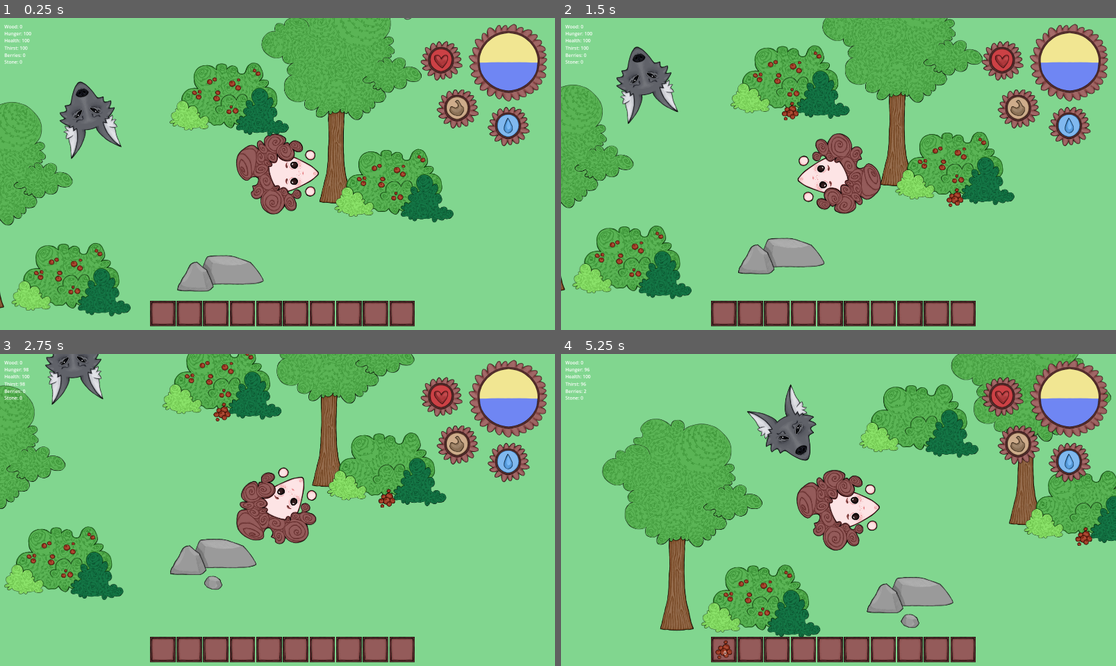
Above: before the commit, frames 1-4 (two rows, left to right).
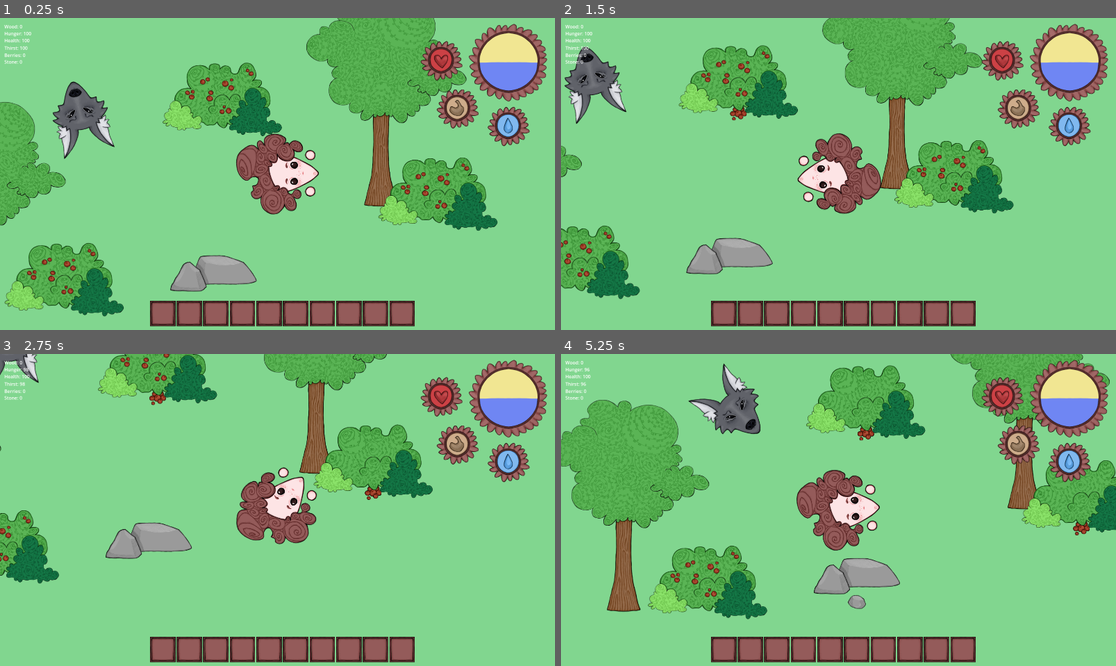
Above: after the commit, the same moments.

Repository: 7riciu/survival-game
Game: Godot game, scene res://scenes/game.tscn
Same seed, same stepped clock (60 frames per second), same inputs: the game is played once before the commit and once after it.
Inputs (mouse positions are in pixels of both pictures, inside the frame that each line leads up to):
- Up to frame 1 (0.25 s): no input
- Up to frame 2 (1.5 s): tap Enter at 0.5 s; move the mouse to (960, 158) at 0.52 s; hold Right (right) 0.53-1.28 s; tap E (e) at 0.6 s; move the mouse to (727, 189) at 1.27 s; hold Down (down) from 1.28 s (still down); click (727, 189) at 1.35 s
- Up to frame 3 (2.75 s): tap E (e) at 1.55, 2.1 s; move the mouse to (333, 441) at 2.02 s; release Down (down) at 2.03 s; hold Right (right) from 2.03 s (still down)
- Up to frame 4 (5.25 s): move the mouse to (810, 572) at 2.77 s; release Right (right) at 2.78 s; hold Up (up) 2.78-3.53 s; tap Alt at 2.85 s; tap E (e) at 3.05, 3.8, 4.35 s; move the mouse to (1005, 556) at 3.52 s; hold Left (left) 3.53-5.03 s; tap Shift at 3.6 s; move the mouse to (672, 463) at 4.27 s; move the mouse to (866, 510) at 5.02 s; hold Down (down) from 5.03 s (still down); click (866, 510) at 5.1 s

The runs differ from the first frame. In frame 1, 18% of the frame differs, in the area x 0-90%, y 0-96%; in frame 2, 20%; in frame 3, 21%; in frame 4, 29%, in the area x 0-100%, y 0-98%.

Commit message:
When you buy anitem, the inventory slots update the amount ^^

Diff:
--- a/scenes/game.tscn
+++ b/scenes/game.tscn
@@ -282,27 +282,33 @@
 [node name="Camera2D" type="Camera2D" parent="player"]
 
 [node name="tree" parent="." instance=ExtResource("2_yqjtg")]
-position = Vector2(898, 313)
+z_index = 1
+position = Vector2(1077, 324)
 
 [node name="UI" parent="." instance=ExtResource("3_lnu2h")]
 
 [node name="tree2" parent="." instance=ExtResource("2_yqjtg")]
+z_index = 1
 position = Vector2(-309, 678)
 
 [node name="lake" parent="." instance=ExtResource("2_lbhrr")]
 position = Vector2(901, -129)
 
 [node name="bush2" parent="." instance=ExtResource("5_iywne")]
+z_index = 2
 position = Vector2(510, 318)
 
 [node name="woolf" parent="." instance=ExtResource("15_ir15t")]
 position = Vector2(24, 392)
 
 [node name="bush3" parent="." instance=ExtResource("5_iywne")]
-position = Vector2(1080, 617)
+z_index = 2
+position = Vector2(1256, 646)
 
 [node name="bush4" parent="." instance=ExtResource("5_iywne")]
+z_index = 2
 position = Vector2(-37, 942)
 
 [node name="rock" parent="." instance=ExtResource("8_gee14")]
+z_index = 2
 position = Vector2(480, 920)
--- a/scenes/stone.tscn
+++ b/scenes/stone.tscn
@@ -1,6 +1,6 @@
 [gd_scene load_steps=6 format=3 uid="uid://cg2ibf6tctsqv"]
 
-[ext_resource type="Script" uid="uid://dtevubrq23ebi" path="res://scripts/small_rock.gd" id="1_tuldt"]
+[ext_resource type="Script" uid="uid://dtevubrq23ebi" path="res://scripts/stone.gd" id="1_tuldt"]
 [ext_resource type="Texture2D" uid="uid://cybhhlsqlmug" path="res://assets/stone.png" id="2_f651v"]
 
 [sub_resource type="AtlasTexture" id="AtlasTexture_e5x16"]
@@ -21,7 +21,7 @@
 [sub_resource type="CircleShape2D" id="CircleShape2D_2pysc"]
 radius = 37.0
 
-[node name="stone" type="Area2D"]
+[node name="stone" type="Area2D" groups=["stone"]]
 script = ExtResource("1_tuldt")
 item_name = "stone"
 icon = ExtResource("2_f651v")
--- a/scripts/axe.gd
+++ b/scripts/axe.gd
@@ -1,24 +1,26 @@
 extends Button
 
 @onready var player = get_tree().get_first_node_in_group("player")
+@onready var wood_ui = get_tree().get_first_node_in_group("wood_ui")
 @onready var wood = get_tree().get_first_node_in_group("wood")
-@onready var stone = get_tree().get_first_node_in_group("stone_ui")
+@onready var stone_ui = get_tree().get_first_node_in_group("stone_ui")
+@onready var stone = get_tree().get_first_node_in_group("stone")
 
 func _ready() -> void:
 	self.visible = false
 
 func _process(_delta: float) -> void:
 	if wood:
-		if wood.amount >= 10 and stone.stone >= 10:
+		if wood_ui.amount >= 10 and stone_ui.amount >= 10:
 			self.visible = true
 		else:
 			self.visible = false
 
 func _on_pressed() -> void:
-	if wood.wood >= 10 and stone.stone >= 10:
-		wood.wood -= 10
-		wood.text = "Wood: " + str(wood.wood)
-		stone.stone -= 10
-		stone.text = "Stone: " + str(stone.stone)
+	if wood_ui.amount >= 10 and stone_ui.amount >= 10:
+		wood_ui.amount -= 10
+		wood_ui.text = "Wood: " + str(wood.wood)
+		stone_ui.amount -= 10
+		stone_ui.text = "Stone: " + str(stone.stone)
 		player.axe_power = 20
 		print("bought")
--- a/scripts/berry.gd
+++ b/scripts/berry.gd
@@ -8,7 +8,6 @@
 @export var is_stackable: bool = true
 
 var amount = 0
-
 func _ready() -> void:
 	add_to_group("items")
 	self.body_entered.connect(on_body_entered)
@@ -16,5 +15,6 @@
 func on_body_entered(body):
 	if body.is_in_group("player"):
 		berry_ui.berry_collect()
+		amount = berry_ui.amount
 		body.pick_up_item(self)
 		queue_free()
--- a/scripts/berry_ui.gd
+++ b/scripts/berry_ui.gd
@@ -1,11 +1,11 @@
 extends Label
 
-var berry = 0
+var amount = 0
 
 func berry_collect():
-	berry += 1
-	self.text = "Berries: " + str(berry)
+	amount += 1
+	self.text = "Berries: " + str(amount)
 
 func berry_eat():
-	berry -= 1
-	self.text = "Berries: " + str(berry)
+	amount -= 1
+	self.text = "Berries: " + str(amount)
--- a/scripts/inventory.gd
+++ b/scripts/inventory.gd
@@ -50,3 +50,16 @@
 			slot.item = inv_item
 			slot.add_child(inv_item)
 			return
+
+func remove_item(item_name: String, amount_to_remove: int):
+	for slot in slots:
+		if not slot.is_empty() and slot.item.item_name == item_name:
+			slot.item.amount -= amount_to_remove
+
+			if slot.item.amount <= 0:
+				slot.item.queue_free()
+				slot.item = null
+			else:
+				slot.item.label.text = str(slot.item.amount)
+
+			return
--- a/scripts/pickaxe.gd
+++ b/scripts/pickaxe.gd
@@ -3,23 +3,23 @@
 @onready var player = get_tree().get_first_node_in_group("player")
 @onready var wood_ui = get_tree().get_first_node_in_group("wood_ui")
 @onready var wood = get_tree().get_first_node_in_group("wood")
-@onready var stone = get_tree().get_first_node_in_group("stone_ui")
+@onready var stone_ui = get_tree().get_first_node_in_group("stone_ui")
+@onready var stone = get_tree().get_first_node_in_group("stone")
 
 func _ready() -> void:
 	self.visible = false
 
 func _process(_delta: float) -> void:
-	if wood_ui.amount >= 10 and stone.stone >= 10:
+	if wood_ui.amount >= 10 and stone_ui.amount >= 10:
 		self.visible = true
 	else:
 		self.visible = false
 
 func _on_pressed() -> void:
-	if wood_ui.amount >= 10 and stone.stone >= 10:
-		wood.amount -= 10
-		wood_ui.amount = wood.amount
-		wood_ui.text = "Wood: " + str(wood.amount)
-		stone.stone -= 10
-		stone.text = "Stone: " + str(stone.stone)
+	if wood_ui.amount >= 10 and stone_ui.amount >= 10:
+		wood_ui.amount -= 10
+		wood_ui.text = "Wood: " + str(wood_ui.amount)
+		stone_ui.amount -= 10
+		stone_ui.text = "Stone: " + str(stone_ui.amount)
 		player.pickaxe_power = 20
 		print("bought")
--- a/scripts/small_rock.gd
+++ b/scripts/stone.gd
@@ -14,6 +14,7 @@
 
 func on_body_entered(body):
 	if body.is_in_group("player"):
+		stone_ui.stone_count()
+		amount = stone_ui.amount
 		body.pick_up_item(self)
-		stone_ui.stone_count()
 		queue_free()
--- a/scripts/stone_ui.gd
+++ b/scripts/stone_ui.gd
@@ -1,8 +1,7 @@
 extends Label
 
-@onready var player = get_tree().get_first_node_in_group("player")
-var stone = 0
+var amount = 0
 
 func stone_count():
-	stone += player.pickaxe_power
-	self.text = "Stone: " + str(stone)
+	amount += 2
+	self.text = "Stone: " + str(amount)
--- a/scripts/sword.gd
+++ b/scripts/sword.gd
@@ -1,25 +1,28 @@
 extends Button
 
+@onready var inventory = get_tree().get_first_node_in_group("inventory")
 @onready var player = get_tree().get_first_node_in_group("player")
+@onready var wood_ui = get_tree().get_first_node_in_group("wood_ui")
 @onready var wood = get_tree().get_first_node_in_group("wood")
-@onready var wood_ui = get_tree().get_first_node_in_group("wood_ui")
-@onready var stone = get_tree().get_first_node_in_group("stone_ui")
+@onready var stone_ui = get_tree().get_first_node_in_group("stone_ui")
+@onready var stone = get_tree().get_first_node_in_group("stone")
 
 func _ready() -> void:
 	self.visible = false
 
 func _process(_delta: float) -> void:
-	if wood_ui.amount >= 10 and stone.stone >= 10:
+	if wood_ui.amount >= 10 and stone_ui.amount >= 10:
 		self.visible = true
 	else:
 		self.visible = false
 
 func _on_pressed() -> void:
-	if wood_ui.amount >= 10 and stone.stone >= 10:
-		wood.amount -= 10
-		wood_ui.amount = wood.amount
-		wood_ui.text = "Wood: " + str(wood.amount)
-		stone.stone -= 10
-		stone.text = "Stone: " + str(stone.stone)
+	if wood_ui.amount >= 10 and stone_ui.amount >= 10:
+		wood_ui.amount -= 10
+		wood_ui.text = "Wood: " + str(wood_ui.amount)
+		inventory.remove_item("wood", 10)
+		stone_ui.amount -= 10
+		stone_ui.text = "Stone: " + str(stone_ui.amount)
+		inventory.remove_item("stone", 10)
 		player.sword_power = 50
 		print("bought")
--- a/scripts/wood_ui.gd
+++ b/scripts/wood_ui.gd
@@ -1,11 +1,6 @@
 extends Label
 
-@onready var player = get_tree().get_first_node_in_group("player")
-@onready var wood = get_tree().get_first_node_in_group("wood")
-var amount: int
-
-func _ready() -> void:
-	amount = 0
+var amount = 0
 
 func tree_wood_count():
 	amount += 10
Renamed: scripts/small_rock.gd.uid -> scripts/stone.gd.uid
